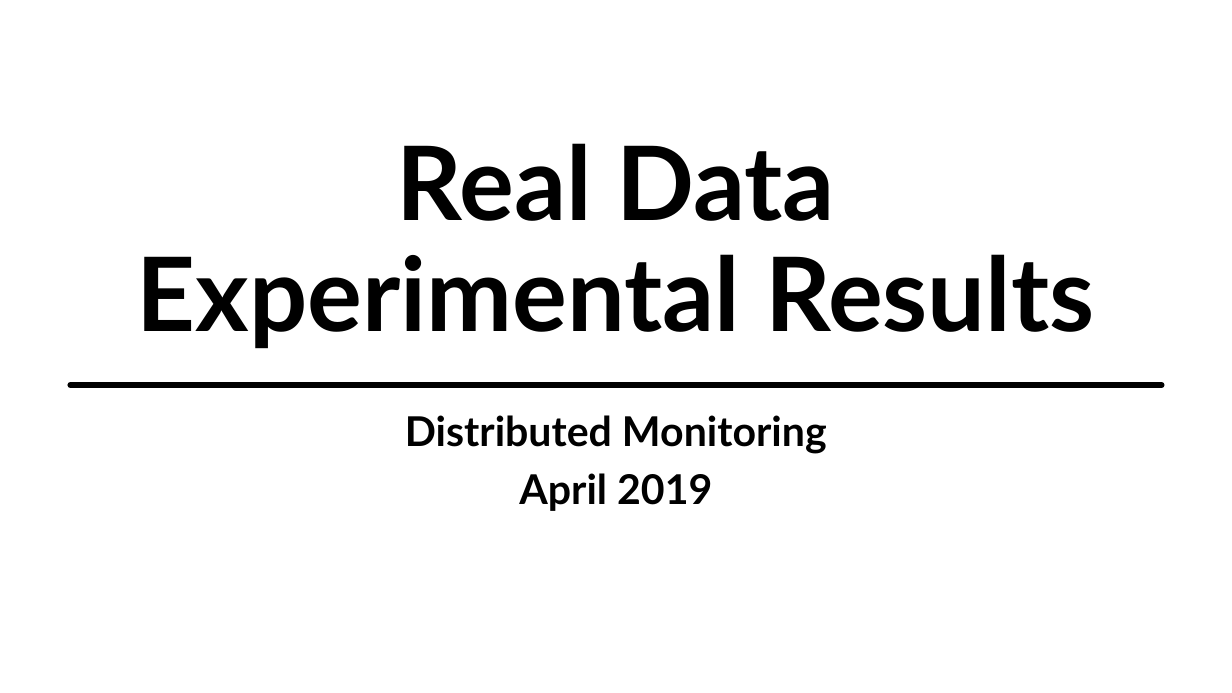
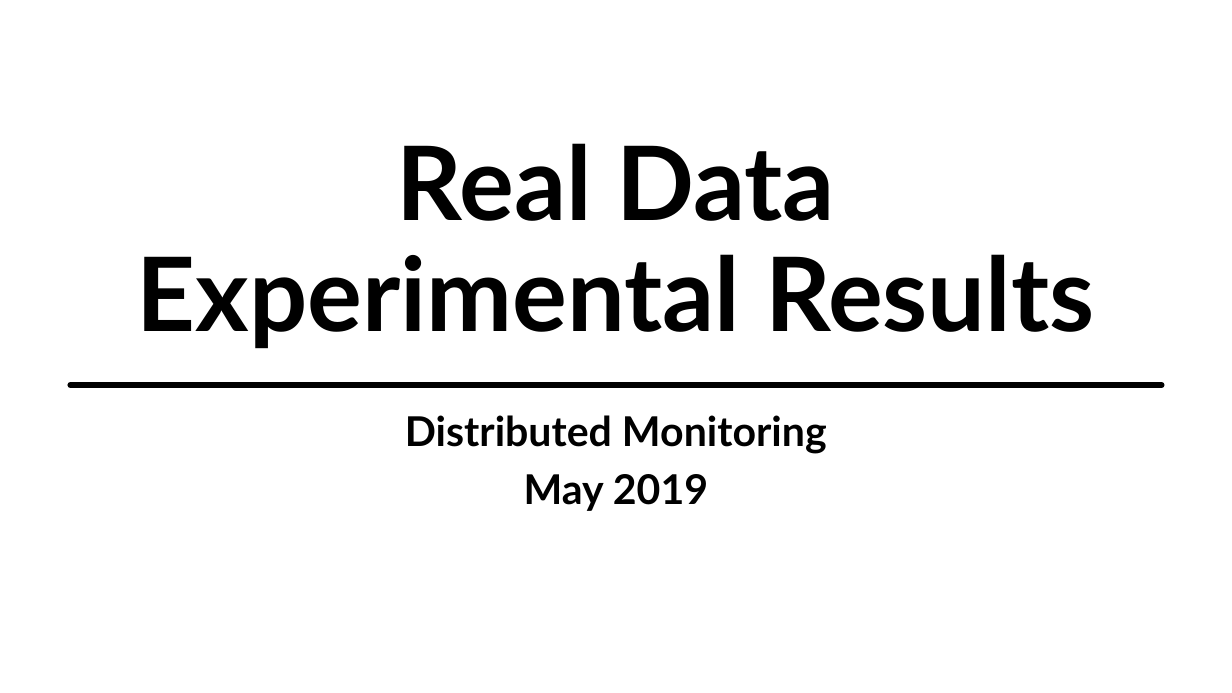
Before and after one commit to YuvalAlf/Distributed-Monitoring, a slide deck: slide 1 of Distributed Monitoring, Real Data Experimental Results.pptx. Drawn at 1232x693 pixels with LibreOffice and Linux fonts; fonts in the diff are those of the drawing; background and template pictures are left out. Boxes give left, top, right and bottom in pixels: in the first picture for what was removed or moved away, otherwise in the second. Text is boxed around its words. In the diff, an @@ line names an element or a change of style, - is before the commit and + after.

```diff
--- a/Distributed Monitoring, Real Data Experimental Results.pptx
+++ b/Distributed Monitoring, Real Data Experimental Results.pptx
@@ subtitle at bbox=[524, 474, 708, 511]: text changed @@
-April 2019
+May 2019
```
Also in this commit, not shown: 18 other slides changed, 7 slides added, 23 slides removed.
